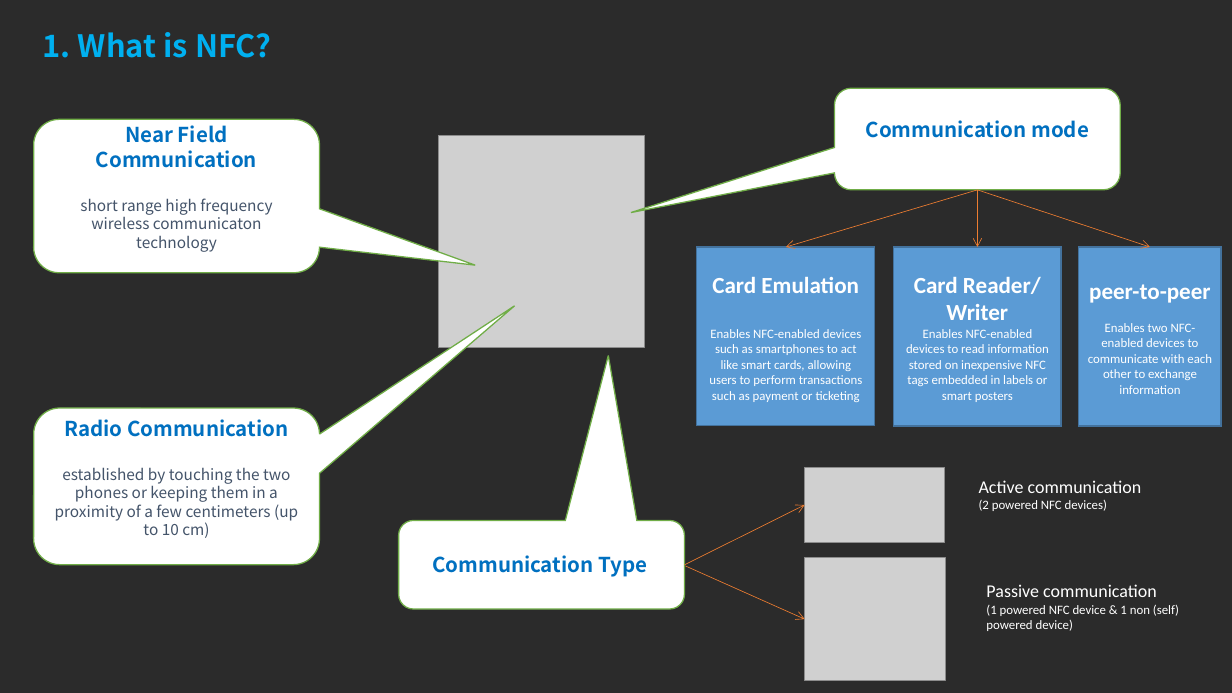
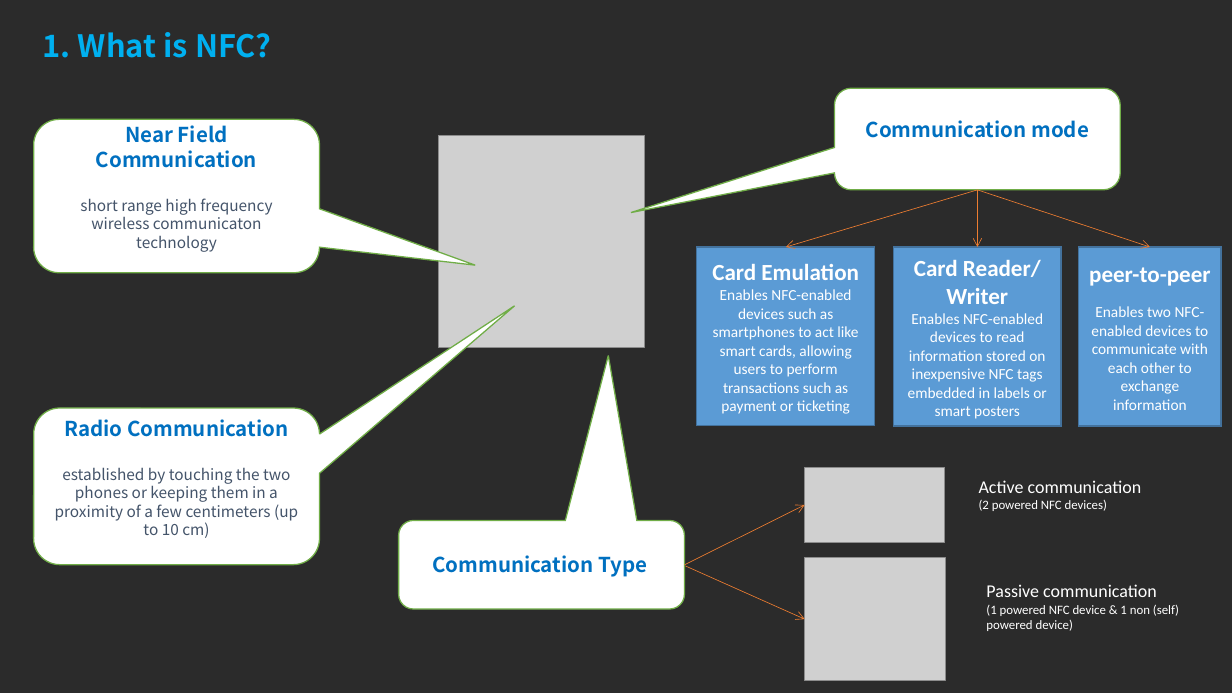
Before and after one commit to Tan2NT/nfc_workshop, a slide deck: slide 5 of NFC Technology workshop.pptx (slide 4 before the commit). Drawn at 1232x693 pixels with LibreOffice and Linux fonts; fonts in the diff are those of the drawing; grey boxes stand for pictures; background and template pictures are left out; a plain dark background stands for a picture behind light text. Boxes give left, top, right and bottom in pixels: in the first picture for what was removed or moved away, otherwise in the second. Text is boxed around its words. In the diff, an @@ line names an element or a change of style, - is before the commit and + after.

```diff
--- a/NFC Technology workshop.pptx
+++ b/NFC Technology workshop.pptx
@@ text in rectangle at bbox=[713, 289, 858, 414]: size 10 to 12 pt @@
@@ text in rectangle at bbox=[908, 313, 1046, 419]: size 10 to 12 pt in "Enables NFC-enabled devices to read information stored ..." @@
@@ text in rectangle at bbox=[1091, 306, 1208, 410]: size 10 to 12 pt in "Enables two NFC-enabled devices to communicate with ..." @@
```
Also in this commit, not shown: 2 other slides changed, 12 slides added, 14 slides removed.
